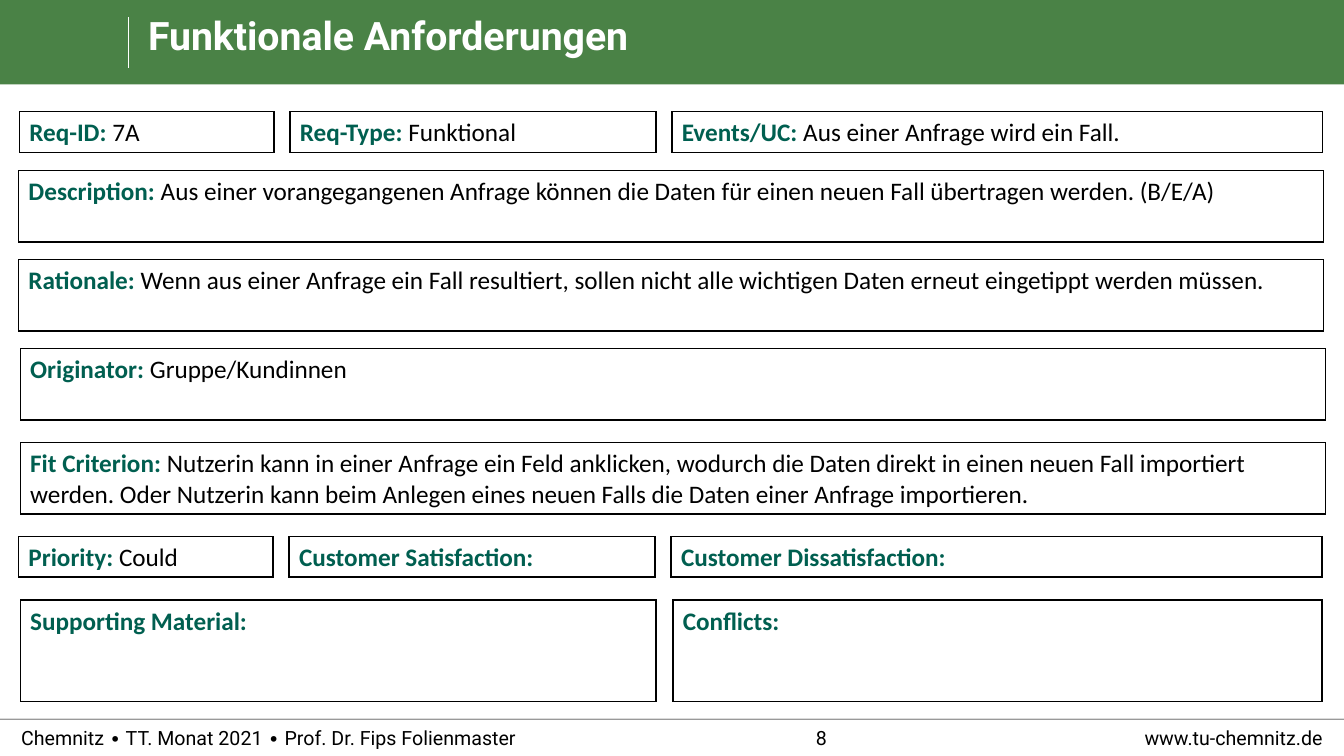
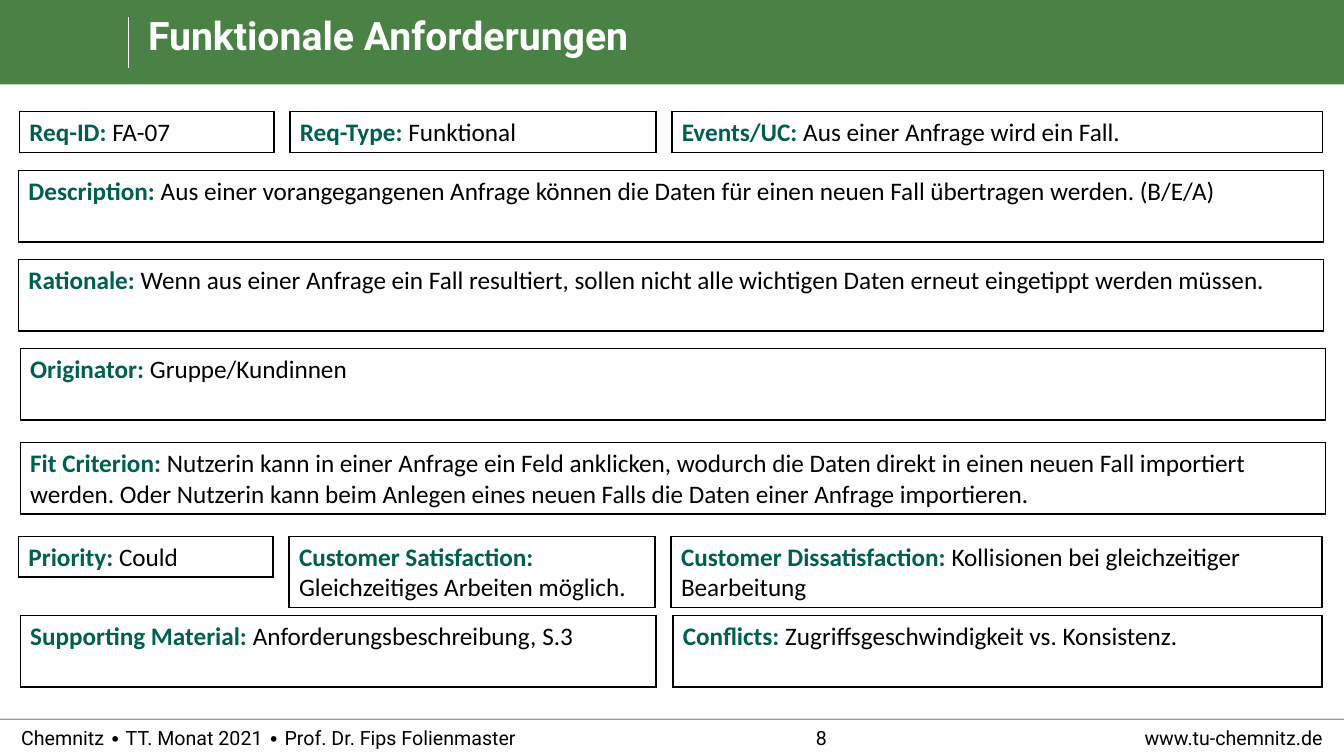
Before and after one commit to RealBiggerBo/Softwaretechnik, a slide deck: slide 8 of SnowCards_Requirements.pptx. Drawn at 1344x756 pixels with LibreOffice and Linux fonts; fonts in the diff are those of the drawing; background and template pictures are left out. Boxes give left, top, right and bottom in pixels: in the first picture for what was removed or moved away, otherwise in the second. Text is boxed around its words. In the diff, an @@ line names an element or a change of style, - is before the commit and + after.

```diff
--- a/SnowCards_Requirements.pptx
+++ b/SnowCards_Requirements.pptx
@@ text in rectangle at (29, 124, 170, 145): text changed @@
-Req-ID: 7A
+Req-ID: FA-07
@@ rectangle "Customer Satisfaction: Gleichzeitiges Arbeiten möglich.": place and size @@
-rectangle "Customer Satisfaction: Gleichzeitiges Arbeiten möglich." at (289, 536, 655, 577)
+rectangle "Customer Satisfaction: Gleichzeitiges Arbeiten möglich." at (289, 536, 655, 608)
@@ rectangle "Customer Dissatisfaction: Kollisionen bei gleichzeitiger ...": place and size @@
-rectangle "Customer Dissatisfaction: Kollisionen bei gleichzeitiger ..." at (671, 536, 1323, 577)
+rectangle "Customer Dissatisfaction: Kollisionen bei gleichzeitiger ..." at (671, 536, 1323, 608)
@@ text in rectangle at (299, 548, 626, 601): text changed; text colour #005F50 to #000000; bold off @@
-Customer Satisfaction:
+Customer Satisfaction: Gleichzeitiges Arbeiten möglich.
@@ text in rectangle at (681, 548, 1240, 601): text changed; text colour #005F50 to #000000; bold off @@
-Customer Dissatisfaction:
+Customer Dissatisfaction: Kollisionen bei gleichzeitiger Bearbeitung
@@ rectangle "Supporting Material: Anforderungsbeschreibung, S.3": place and size @@
-rectangle "Supporting Material: Anforderungsbeschreibung, S.3" at (20, 600, 656, 702)
+rectangle "Supporting Material: Anforderungsbeschreibung, S.3" at (20, 616, 656, 688)
@@ text in rectangle at (30, 627, 573, 650): text changed; text colour #005F50 to #000000; bold off @@
-Supporting Material:
+Supporting Material: Anforderungsbeschreibung, S.3
@@ rectangle "Conflicts: Zugriffsgeschwindigkeit vs. Konsistenz.": place and size @@
-rectangle "Conflicts: Zugriffsgeschwindigkeit vs. Konsistenz." at (674, 600, 1323, 702)
+rectangle "Conflicts: Zugriffsgeschwindigkeit vs. Konsistenz." at (674, 616, 1323, 688)
@@ text in rectangle at (683, 627, 1178, 650): text changed; text colour #005F50 to #000000; bold off @@
-Conflicts:
+Conflicts: Zugriffsgeschwindigkeit vs. Konsistenz.
```
Also in this commit, not shown: 27 other slides changed.
